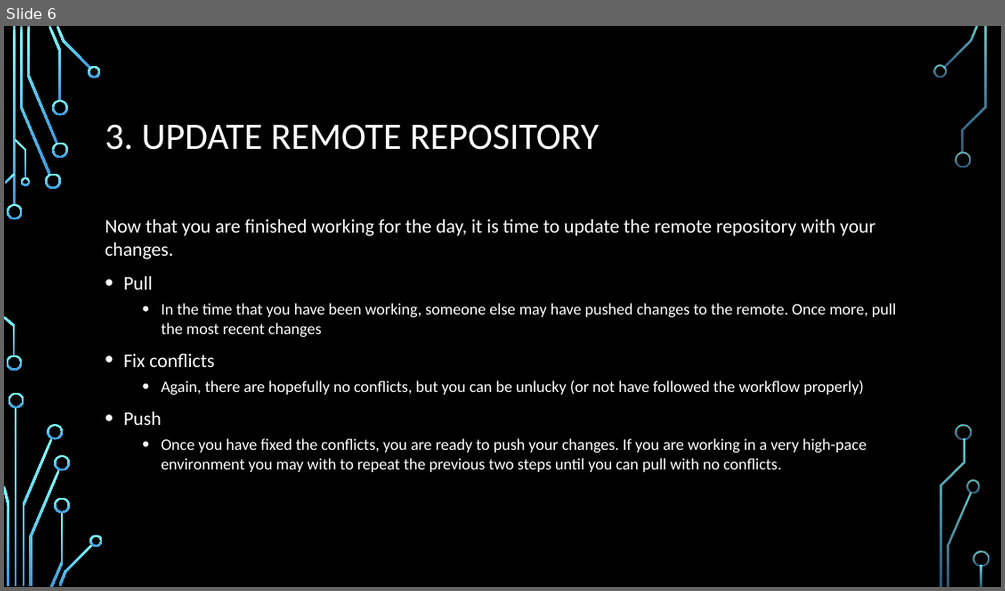
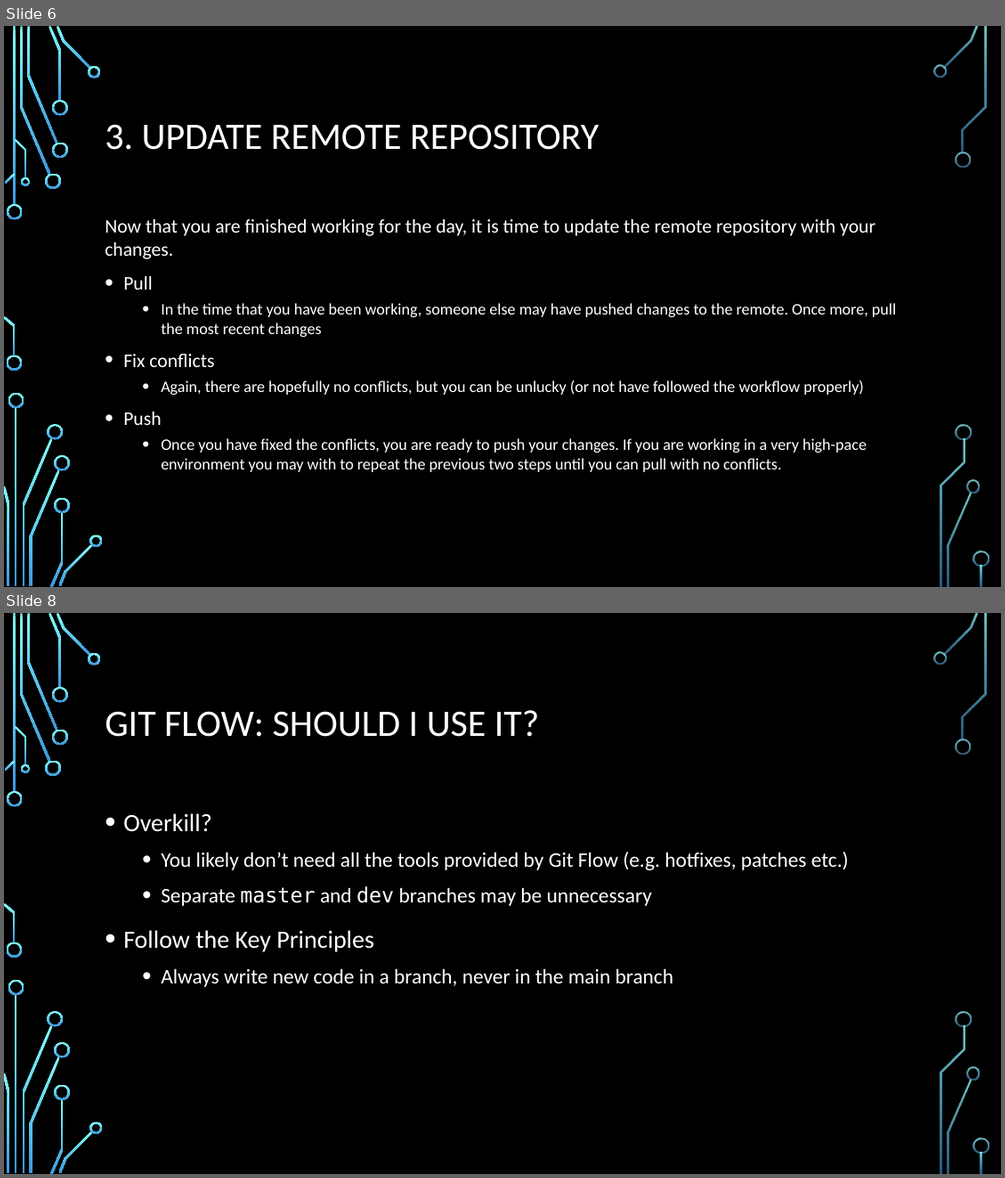
Before and after one commit to EoinRaff/Java_Demo, a slide deck: Github Workflow.pptx. Shown one above the other, each under a label of ours: slide 6 before the commit, slides 6 and 8 after it; the slides between them are not shown. The pictures are 1005x591 and 1005x1178 pixels, drawn with LibreOffice and Linux fonts; fonts in the diff are those of the drawing; background and template pictures are left out. Boxes give left, top, right and bottom in pixels: in the first picture for what was removed or moved away, otherwise in the second. Text is boxed around its words. In the diff, an @@ line names an element or a change of style, - is before the commit and + after.

Commit message:
initial should I use git flow presentation section

```diff
--- a/Github Workflow.pptx
+++ b/Github Workflow.pptx
@@ slide 8 added at (4,613,1001,1174), background picture (left out); not listed: 36 template elements that a slide beside it also shows @@
@@ title added at (105,710,539,737), 36 pt, text #FFFFFF @@
+GIT FLOW: SHOULD I USE IT?
@@ text added at (123,813,849,987), 20 pt, text #FFFFFF @@
+• Overkill?
+  • You likely don’t need all the tools provided by Git Flow (e.g. hotfixes, patches etc.)
+  • Separate master and dev branches may be unnecessary
+• Follow the Key Principles
+  • Always write new code in a branch, never in the main branch
```
Also in this commit, not shown: 1 slide changed.
